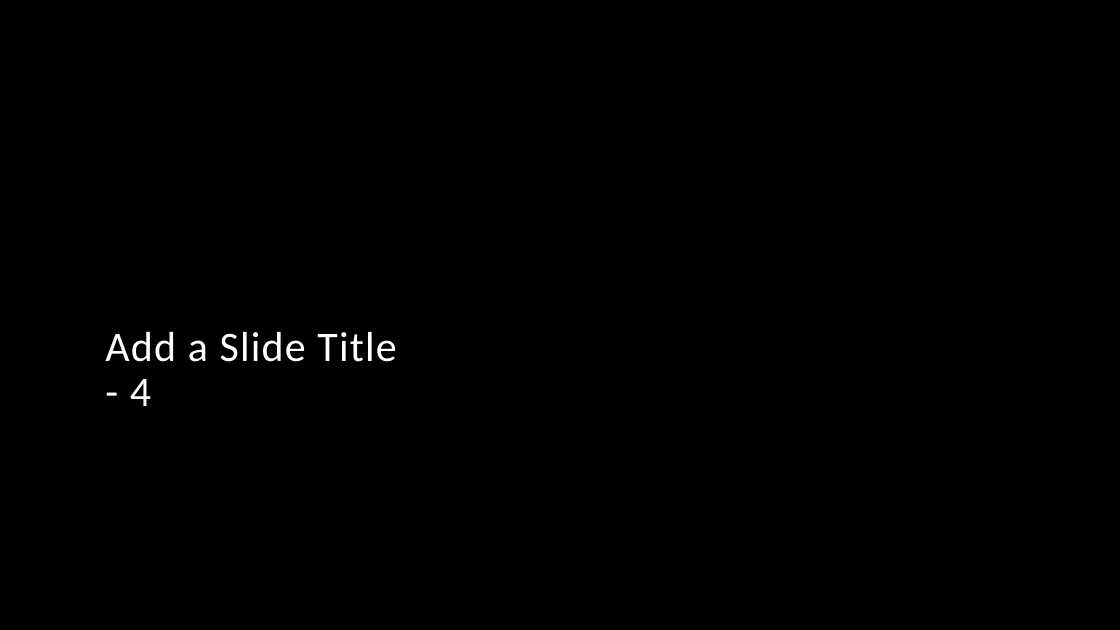
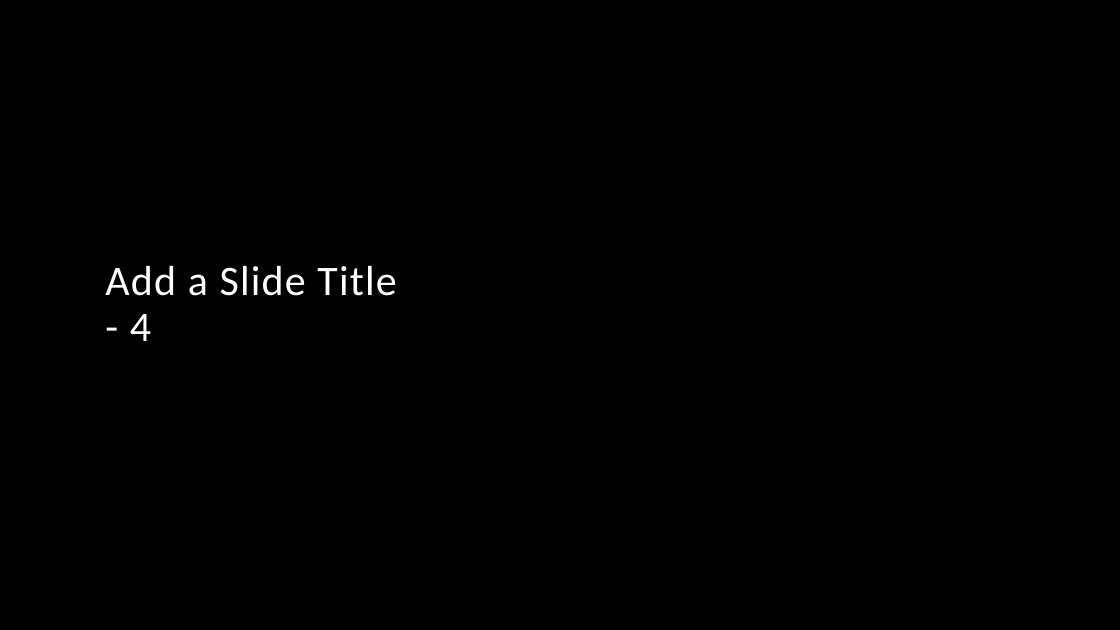
Before and after one commit to jeffryang24/RouterMaya, a slide deck: slide 10 of PPT/Template/Router Maya Template.potx. Drawn at 1120x630 pixels with LibreOffice and Linux fonts; fonts in the diff are those of the drawing; background and template pictures are left out. Boxes give left, top, right and bottom in pixels: in the first picture for what was removed or moved away, otherwise in the second. Text is boxed around its words. In the diff, an @@ line names an element or a change of style, - is before the commit and + after.

```diff
--- a/PPT/Template/Router Maya Template.potx
+++ b/PPT/Template/Router Maya Template.potx
@@ title "Add a Slide Title - ...": place and size @@
-title "Add a Slide Title - ..." at (105, 332, 396, 406)
+title "Add a Slide Title - ..." at (105, 266, 396, 341)
```
Also in this commit, not shown: 1 other slide changed.
